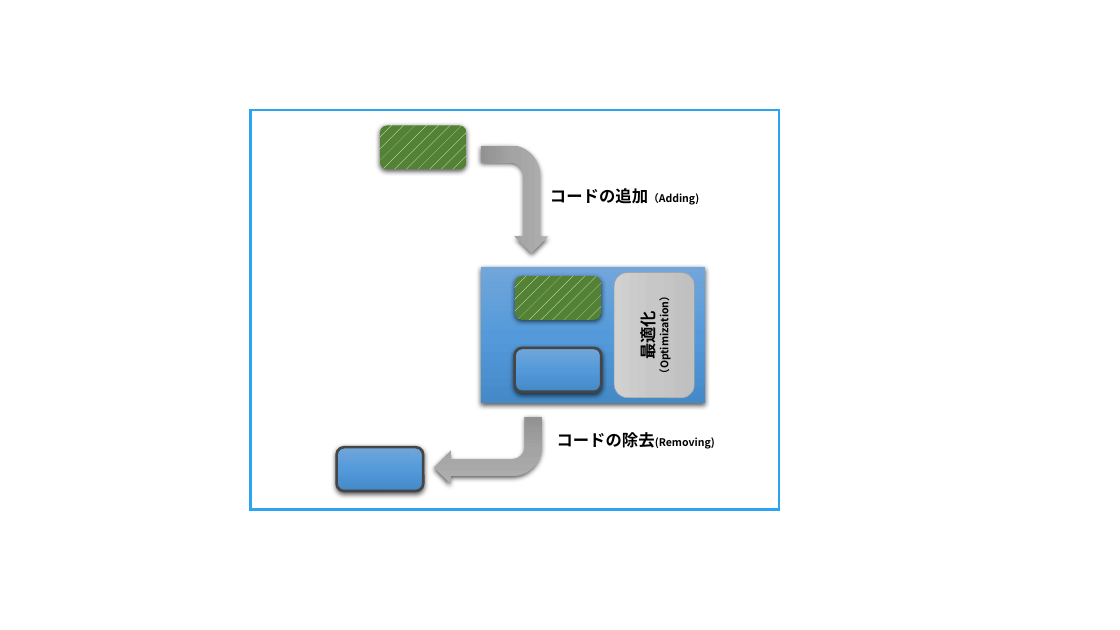
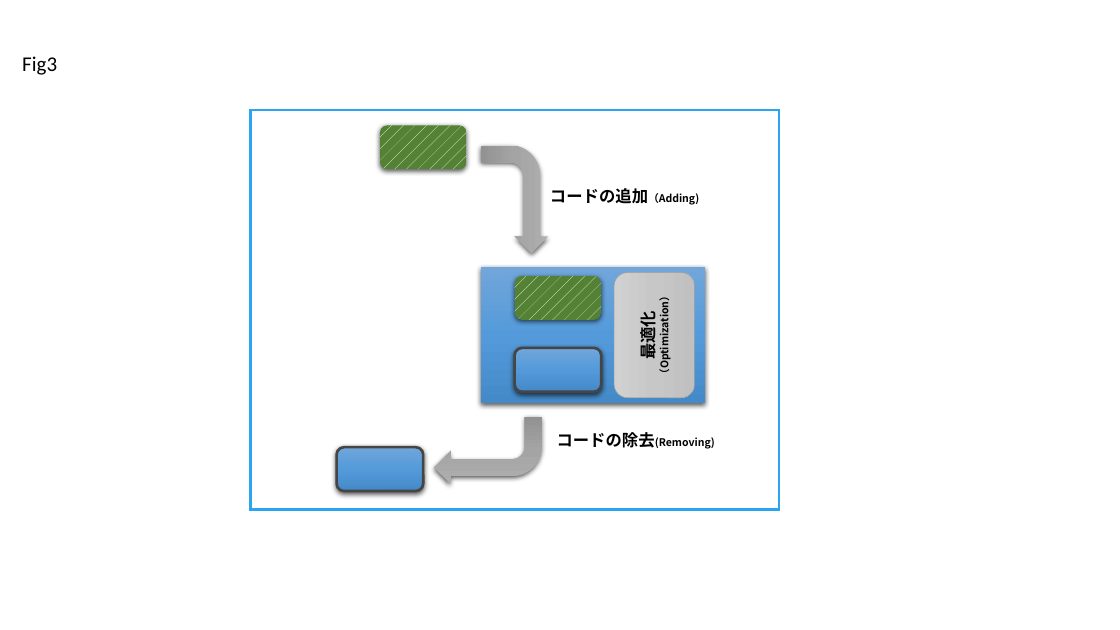
Before and after one commit to lf-j/Misc, a slide deck: slide 4 of OPEN SOURCE AUDITS IN MERGER AND ACQUISITION TRANSACTIONS/RC/Figures_M&A_paper_JP.pptx. Drawn at 1120x630 pixels with LibreOffice and Linux fonts; fonts in the diff are those of the drawing. Boxes give left, top, right and bottom in pixels: in the first picture for what was removed or moved away, otherwise in the second. Text is boxed around its words. In the diff, an @@ line names an element or a change of style, - is before the commit and + after.

```diff
--- a/OPEN SOURCE AUDITS IN MERGER AND ACQUISITION TRANSACTIONS/RC/Figures_M&A_paper_JP.pptx
+++ b/OPEN SOURCE AUDITS IN MERGER AND ACQUISITION TRANSACTIONS/RC/Figures_M&A_paper_JP.pptx
@@ text added at box(22, 56, 57, 75), 18 pt, text #000000 @@
+Fig3
```
Also in this commit, not shown: 12 other slides changed, 2 other files.
